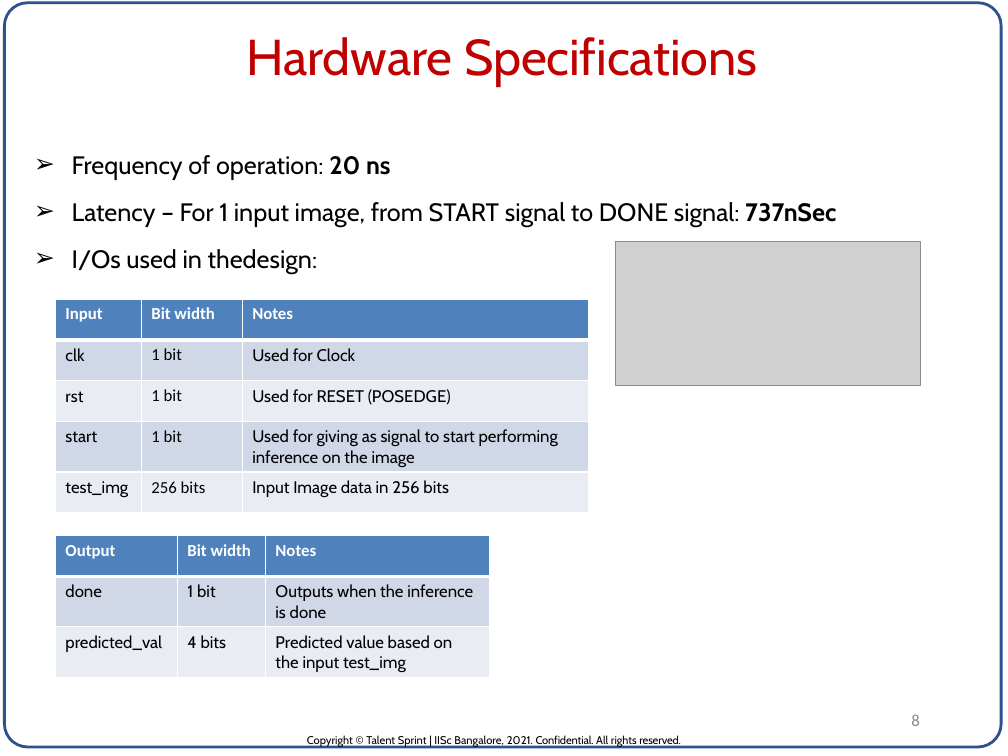
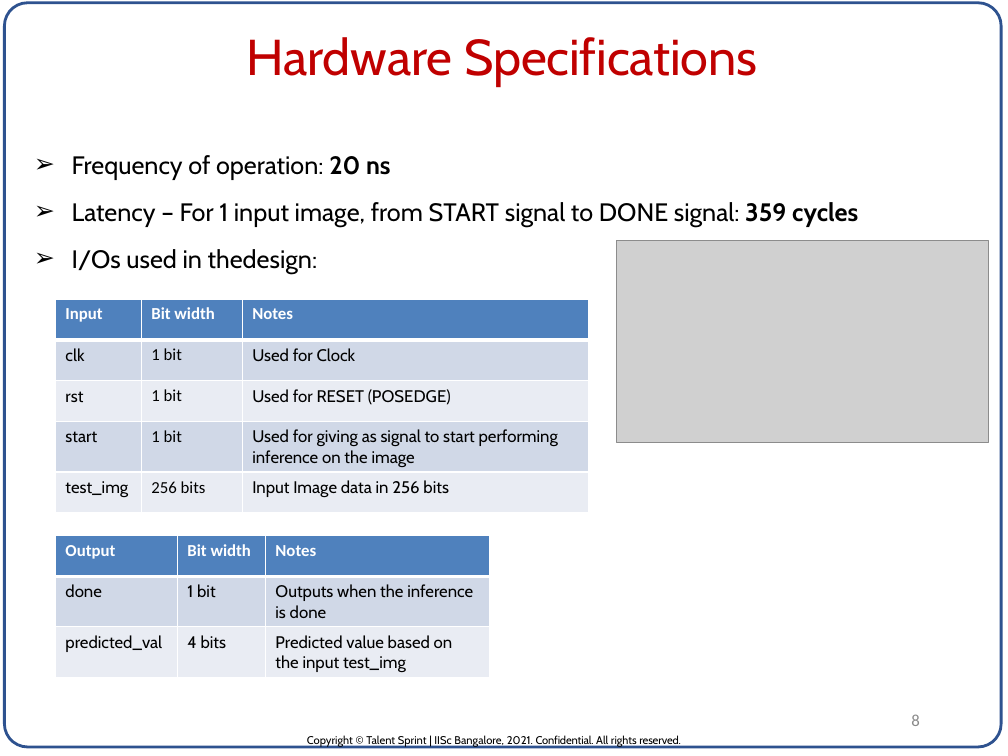
Before and after one commit to pvrajeshkumar/IISC_DVLSI_ML_Project, a slide deck: slide 8 of Project_Report/ASIC for Neural Network inference_P_V_Rajesh_Kumar.pptx. Drawn at 1008x756 pixels with LibreOffice and Linux fonts; fonts in the diff are those of the drawing; grey boxes stand for pictures. Boxes give left, top, right and bottom in pixels: in the first picture for what was removed or moved away, otherwise in the second. Text is boxed around its words. In the diff, an @@ line names an element or a change of style, - is before the commit and + after.

Commit message:
Project report updated with results & screenshots.

```diff
--- a/Project_Report/ASIC for Neural Network inference_P_V_Rajesh_Kumar.pptx
+++ b/Project_Report/ASIC for Neural Network inference_P_V_Rajesh_Kumar.pptx
@@ text at bbox=[72, 202, 858, 227]: text changed @@
-➢ Latency – For 1 input image, from START signal to DONE signal: 737nSec
+➢ Latency – For 1 input image, from START signal to DONE signal: 359 cycles
@@ picture: place and size @@
-picture at bbox=[616, 242, 921, 386]
+picture at bbox=[617, 240, 988, 442]
```
Also in this commit, not shown: 3 other slides changed.
